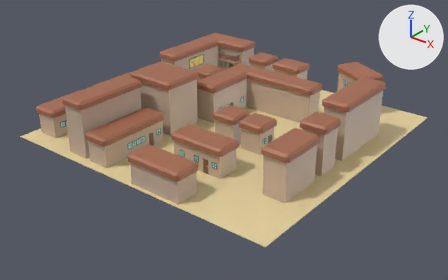
The glTF model Objects/Level_1/Level_1.gltf as it was, and as the next commit left it.
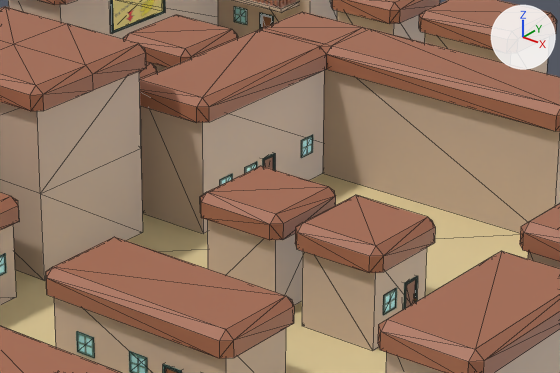
Old and new are each drawn whole from a 50 mm camera at (85.9, -58.4, 47.0) aimed at (23.7, 19.3, -1.3) and again close up on the part from 35% to 69% of the width and 21% to 57% of the height. Lighting does not change. The marker at upper right points along +X, +Y and +Z. The close-ups show mesh edges as thin lines. Where no turn or scale is listed for an object, it has been applied to the vertices.

Names of what the first close-up shows: 'Base.010', 'Base.013', 'Base.014', 'Base.017', 'Base.019', 'Floor', 'Roof.009', 'Roof.012', 'Roof.015', 'Roof.017', 'Roof.018', 'Roof.020'.
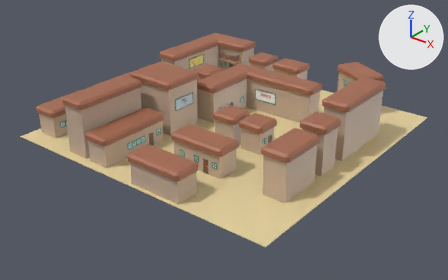
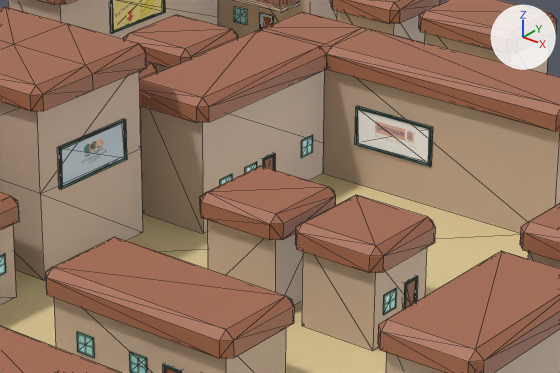
The change, as a list of edits to the scene's bpy script:
```text
Add img_sign_5:
    img_sign_5 = load_image('Sign_5', '_unpacked/Sign_5', 3648, 1956, 'sRGB')
Add img_sign_4:
    img_sign_4 = load_image('Sign_4', '_unpacked/Sign_4', 3123, 1149, 'sRGB')
Add mat_sign_005:
    mat_sign_005 = principled_material('Sign.005')
    mat_sign_005.texture = img_sign_5
Add mat_sign_004:
    mat_sign_004 = principled_material('Sign.004')
    mat_sign_004.texture = img_sign_4
Add me_sign_005:
    me_sign_005.from_pydata(...)  # a box spanning x -0.03..0.09, y -2.25..2.25, z -0.96..0.96
    me_sign_005.materials.append(mat_sign_005)  # picture img_sign_5
Add me_signframe_005:
    me_signframe_005.from_pydata(...)  # 16 vertices, 32 faces; spans x -0.09..0.09, y -2.35..2.35, z -1.06..1.06
    me_signframe_005.materials.append(mat_windowframemat)  # dark cyan #4a756e
Add me_sign_004:
    me_sign_004.from_pydata(...)  # a box spanning x -2.25..2.25, y -0.09..0.03, z -0.96..0.96
    me_sign_004.materials.append(mat_sign_004)  # picture img_sign_4
Add me_signframe_004:
    me_signframe_004.from_pydata(...)  # 16 vertices, 32 faces; spans x -2.35..2.35, y -0.09..0.09, z -1.06..1.06
    me_signframe_004.materials.append(mat_windowframemat)  # dark cyan #4a756e
Add ob_sign_005:
    ob_sign_005 = bpy.data.objects.new('Sign.005', me_sign_005)
    ob_sign_005.location = (16.94, 16.45, 5.35)
Add ob_signframe_005:
    ob_signframe_005 = bpy.data.objects.new('SignFrame.005', me_signframe_005)
    ob_signframe_005.location = (17.0, 16.45, 5.35)
Add ob_sign_004:
    ob_sign_004 = bpy.data.objects.new('Sign.004', me_sign_004)
    ob_sign_004.location = (23.91, 31.62, 3.25)
Add ob_signframe_004:
    ob_signframe_004 = bpy.data.objects.new('SignFrame.004', me_signframe_004)
    ob_signframe_004.location = (23.91, 31.56, 3.25)
```

Where the change shows, as pixel boxes [x1, y1, x2, y2] in the close-ups (560 x 373 px):
'Sign.004', added
    after: [357, 109, 429, 163]
'Sign.005', added
    after: [62, 123, 125, 186]
'SignFrame.005', added
    after: [58, 119, 127, 190]
'SignFrame.004', added
    after: [355, 106, 433, 167]
